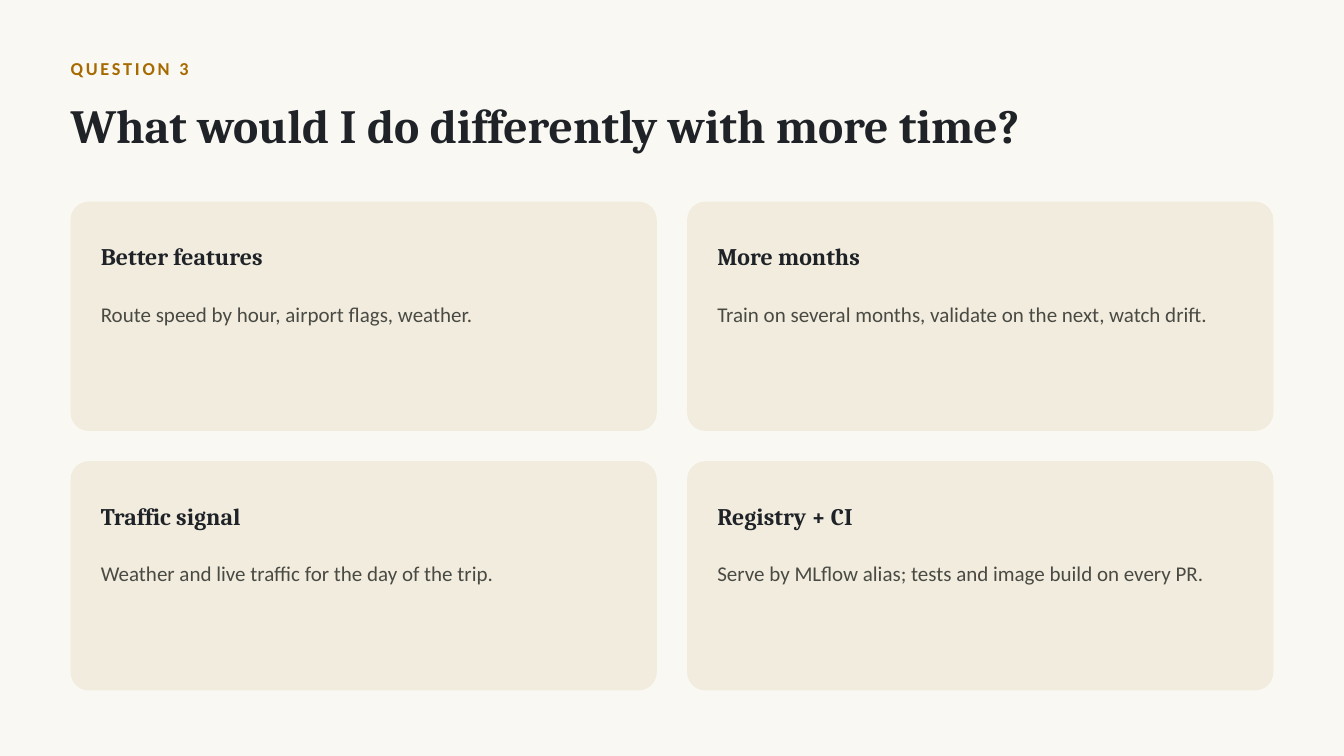
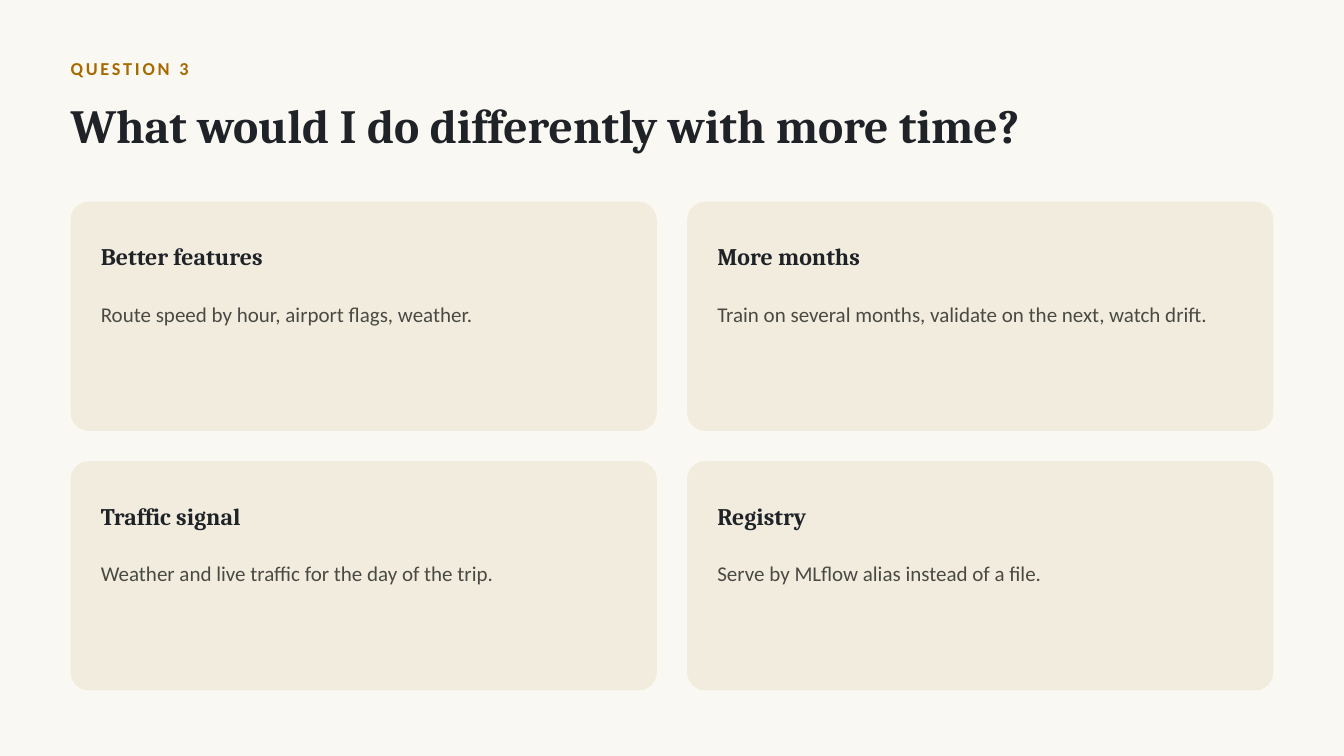
Before and after one commit to jeevan516/model-deployment-project, a slide deck: slide 12 of presentation/model-deployment-project.pptx (slide 10 before the commit). Drawn at 1344x756 pixels with LibreOffice and Linux fonts; fonts in the diff are those of the drawing. Boxes give left, top, right and bottom in pixels: in the first picture for what was removed or moved away, otherwise in the second. Text is boxed around its words. In the diff, an @@ line names an element or a change of style, - is before the commit and + after.

Commit message:
Data checks, six-model comparison (XGBoost, LightGBM, route-speed baseline), Optuna dashboard, fit analysis; serve HistGradientBoosting trained on all rows (RMSE 3.70)

```diff
--- a/presentation/model-deployment-project.pptx
+++ b/presentation/model-deployment-project.pptx
@@ text at [717, 508, 806, 530]: text changed @@
-Registry + CI
+Registry
@@ text at [717, 566, 1041, 585]: text changed @@
-Serve by MLflow alias; tests and image build on every PR.
+Serve by MLflow alias instead of a file.
```
Also in this commit, not shown: 6 other slides changed, 2 slides added, 16 other files.
